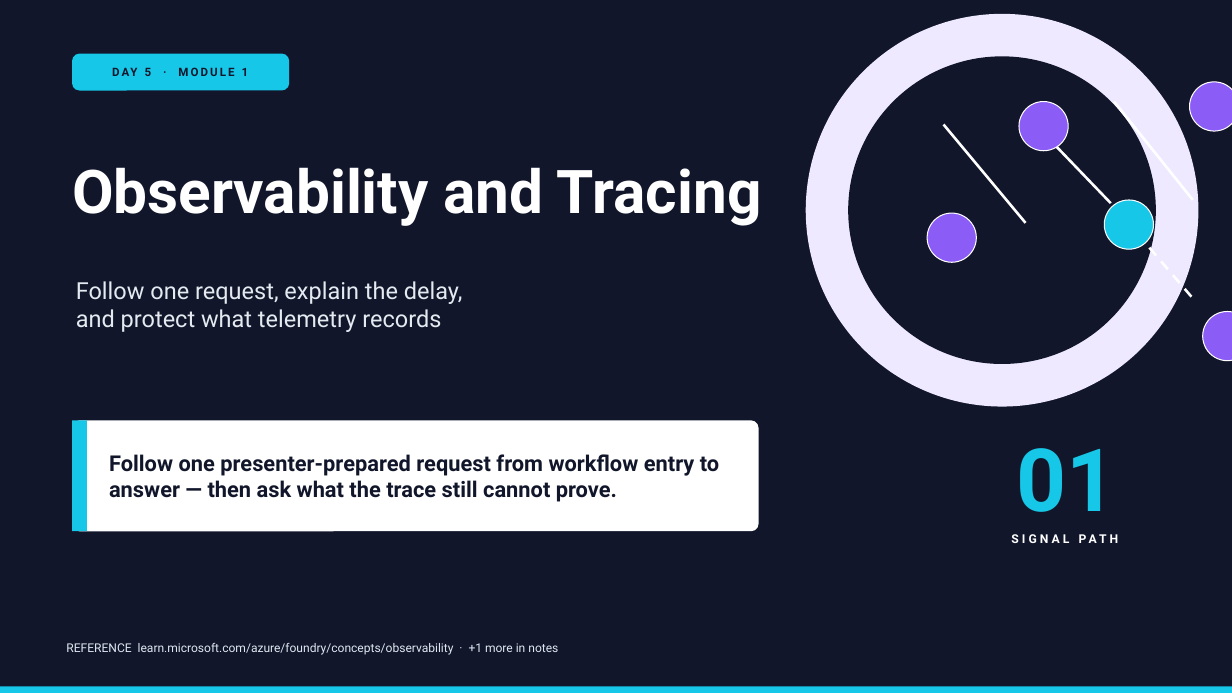
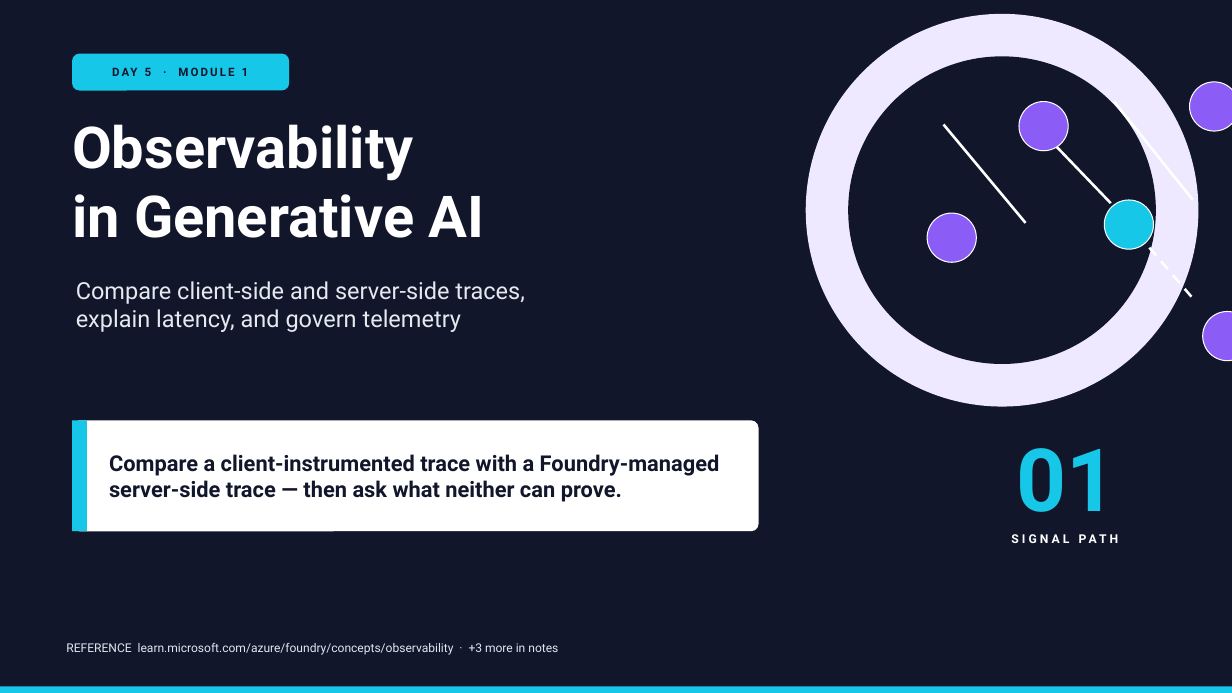
Before and after one commit to JimPiquant/Building-AI-Apps-and-Agents, a slide deck: slide 1 of decks/day5/module-1-observability-tracing.pptx. Drawn at 1232x693 pixels with LibreOffice and Linux fonts; fonts in the diff are those of the drawing. Boxes give left, top, right and bottom in pixels: in the first picture for what was removed or moved away, otherwise in the second. Text is boxed around its words. In the diff, an @@ line names an element or a change of style, - is before the commit and + after.

```diff
--- a/decks/day5/module-1-observability-tracing.pptx
+++ b/decks/day5/module-1-observability-tracing.pptx
@@ text at [72,124,485,238]: text changed; size 47 to 45 pt @@
-Observability and Tracing
+Observability
+in Generative AI
@@ text at [76,281,525,332]: text changed @@
-Follow one request, explain the delay,
-and protect what telemetry records
+Compare client-side and server-side traces,
+explain latency, and govern telemetry
@@ text at [109,454,720,502]: text changed @@
-Follow one presenter-prepared request from workflow entry to answer — then ask what the trace still cannot prove.
+Compare a client-instrumented trace with a Foundry-managed server-side trace — then ask what neither can prove.
@@ text at [66,643,558,655]: text changed @@
-REFERENCE learn.microsoft.com/azure/foundry/concepts/observability · +1 more in notes
+REFERENCE learn.microsoft.com/azure/foundry/concepts/observability · +3 more in notes
```
Also in this commit, not shown: 8 other slides changed, 2 slides added, 9 other files.
